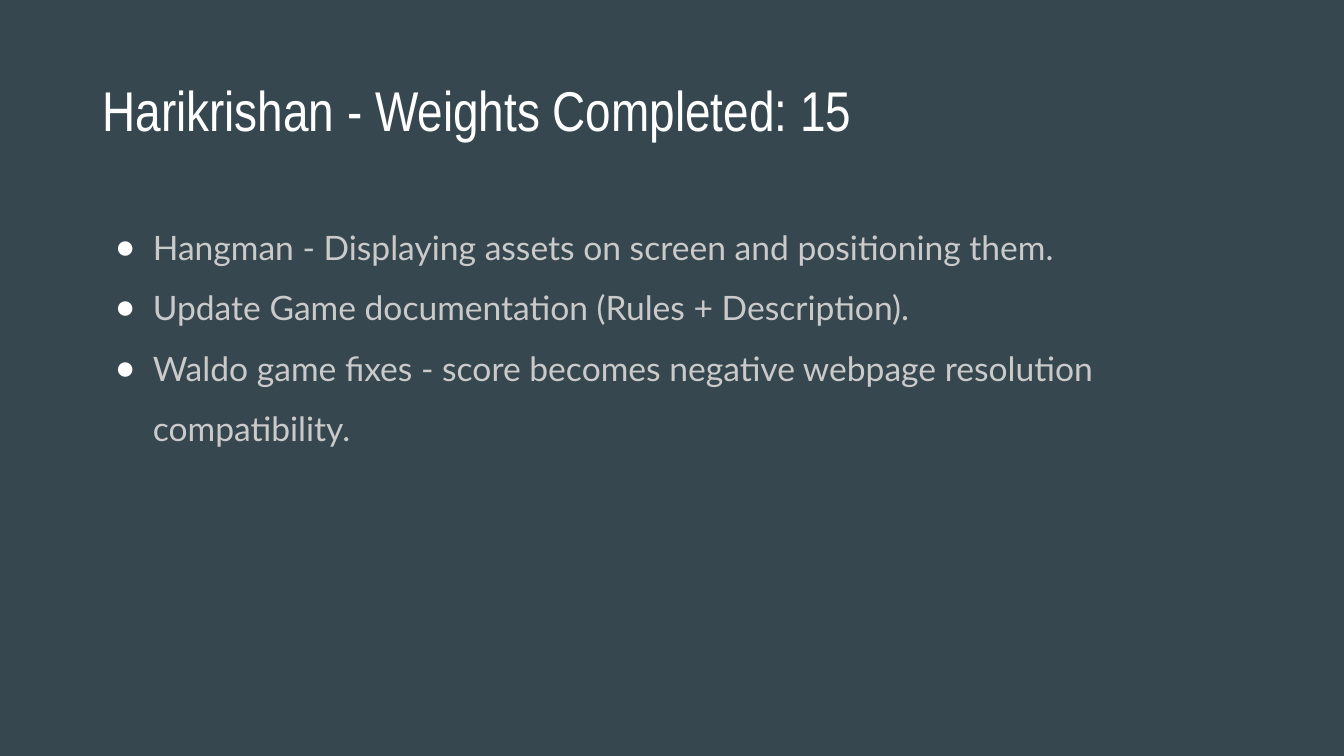
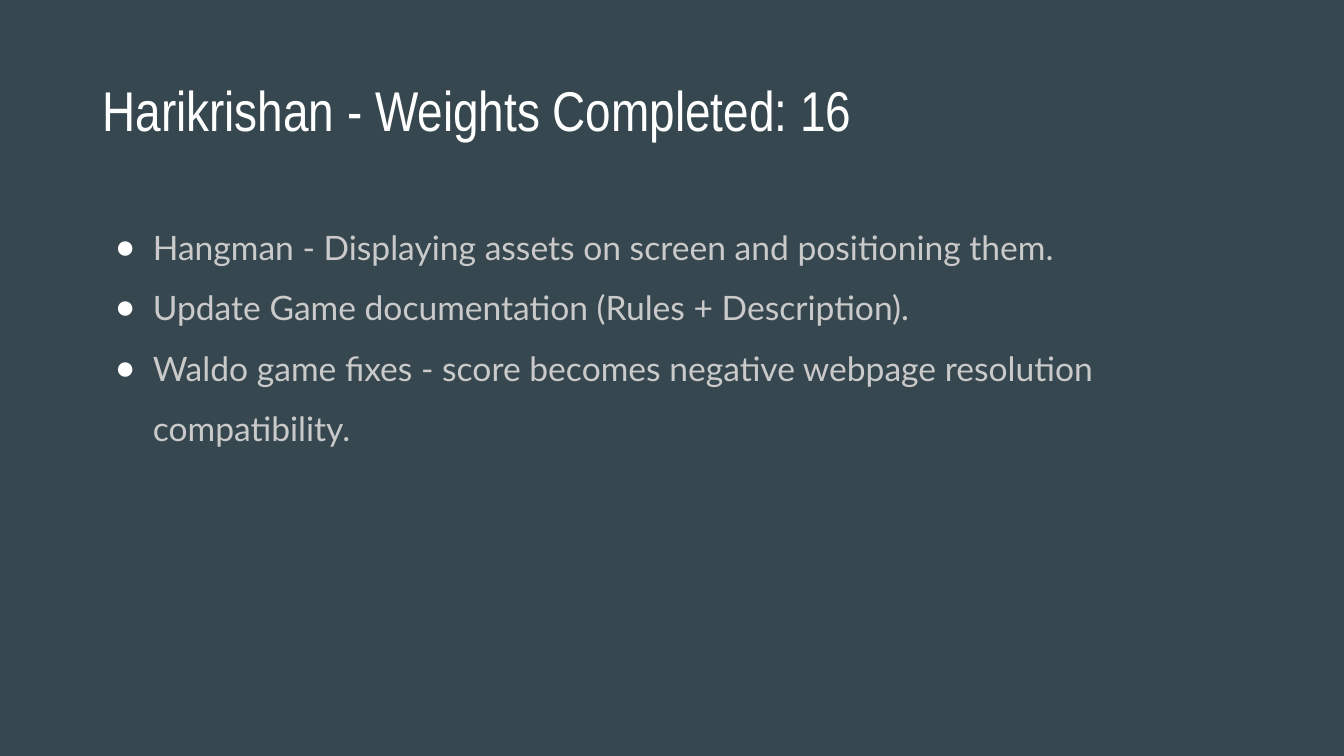
Before and after one commit to rehan-code/Game-Library-Web-App, a slide deck: slide 9 of CIS4250_Retrospective.pptx. Drawn at 1344x756 pixels with LibreOffice and Linux fonts; fonts in the diff are those of the drawing. Boxes give left, top, right and bottom in pixels: in the first picture for what was removed or moved away, otherwise in the second. Text is boxed around its words. In the diff, an @@ line names an element or a change of style, - is before the commit and + after.

```diff
--- a/CIS4250_Retrospective.pptx
+++ b/CIS4250_Retrospective.pptx
@@ title at bbox=[102, 90, 851, 141]: text changed @@
-Harikrishan - Weights Completed: 15
+Harikrishan - Weights Completed: 16
```
Also in this commit, not shown: 1 other slide changed.
